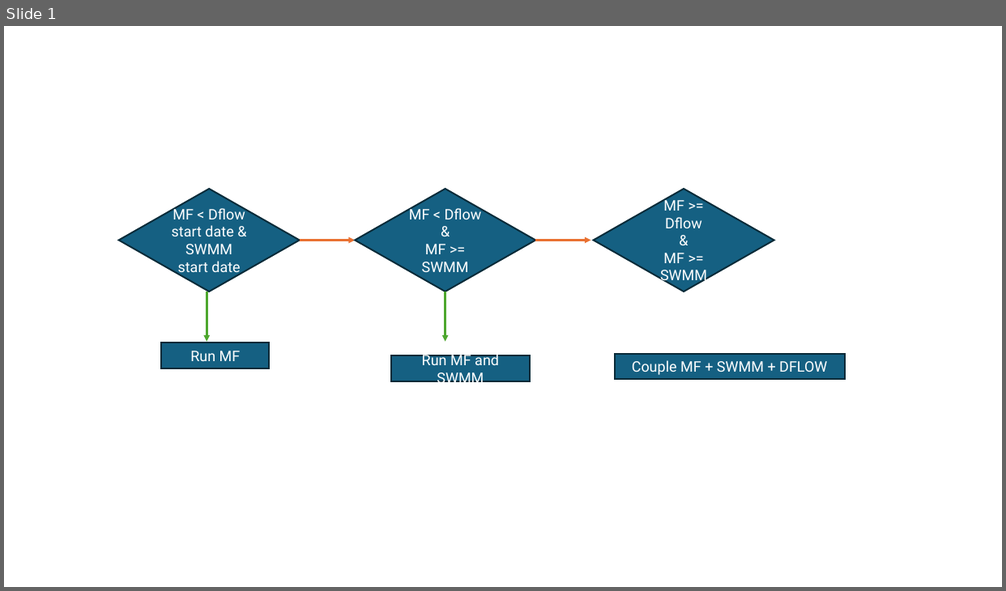
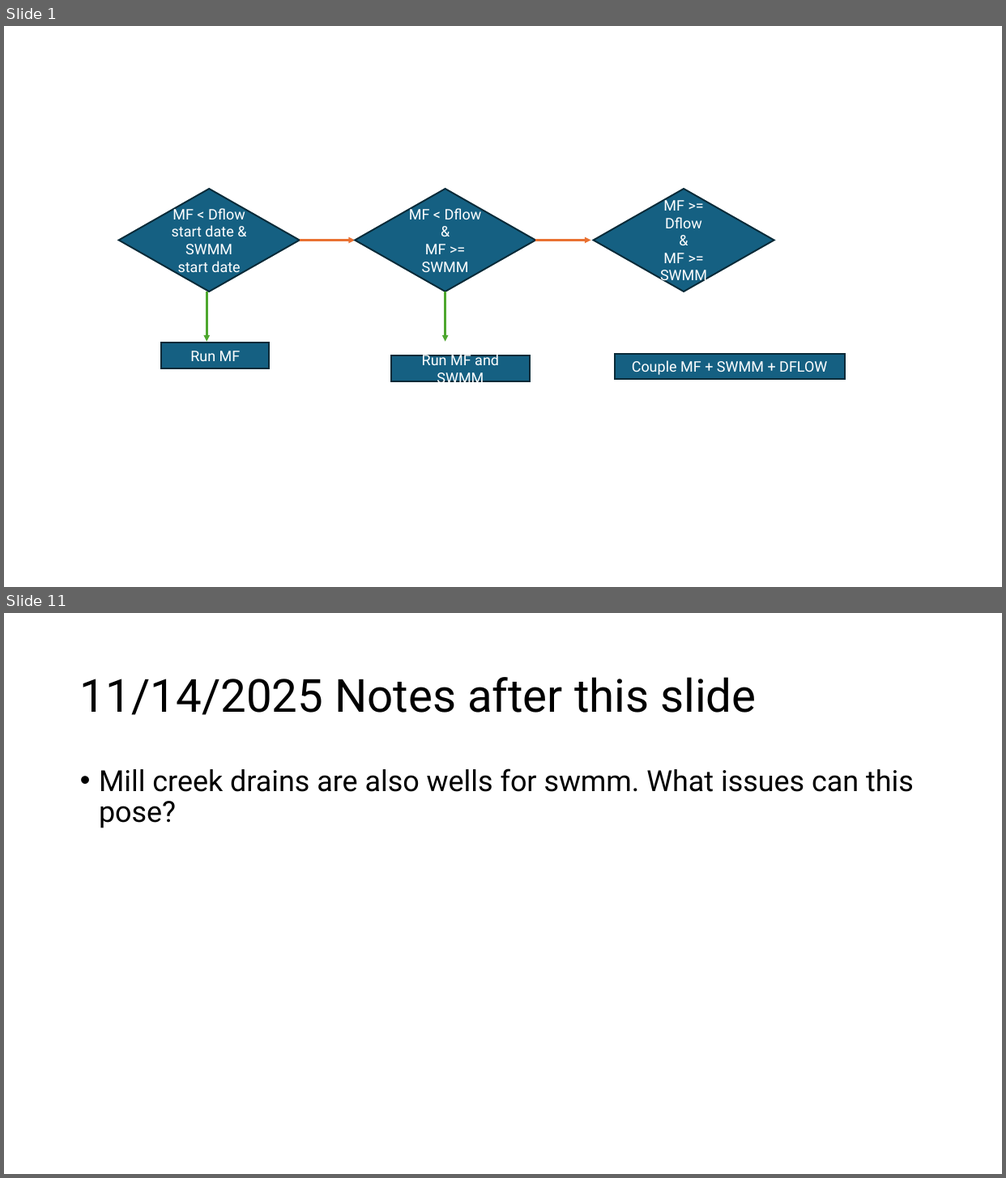
Before and after one commit to b-bayraktar/CF_PJ_modelarchive, a slide deck: notebooks-PJ/coupling.pptx. Shown one above the other, each under a label of ours: slide 1 before the commit, slides 1 and 11 after it; the slides between them are not shown. The pictures are 1006x591 and 1006x1178 pixels, drawn with LibreOffice and Linux fonts; fonts in the diff are those of the drawing. Boxes give left, top, right and bottom in pixels: in the first picture for what was removed or moved away, otherwise in the second. Text is boxed around its words. In the diff, an @@ line names an element or a change of style, - is before the commit and + after.

```diff
--- a/notebooks-PJ/coupling.pptx
+++ b/notebooks-PJ/coupling.pptx
@@ slide 11 added at box(4, 613, 1002, 1174), background #FFFFFF @@
@@ title added at box(80, 677, 756, 715), 44 pt, text #000000 @@
+11/14/2025 Notes after this slide
@@ text added at box(99, 769, 914, 828), 28 pt, text #000000 @@
+• Mill creek drains are also wells for swmm. What issues can this pose?
```
Also in this commit, not shown: 2 slides changed, 7 other slides added, 2 slides removed, 25 other files.
